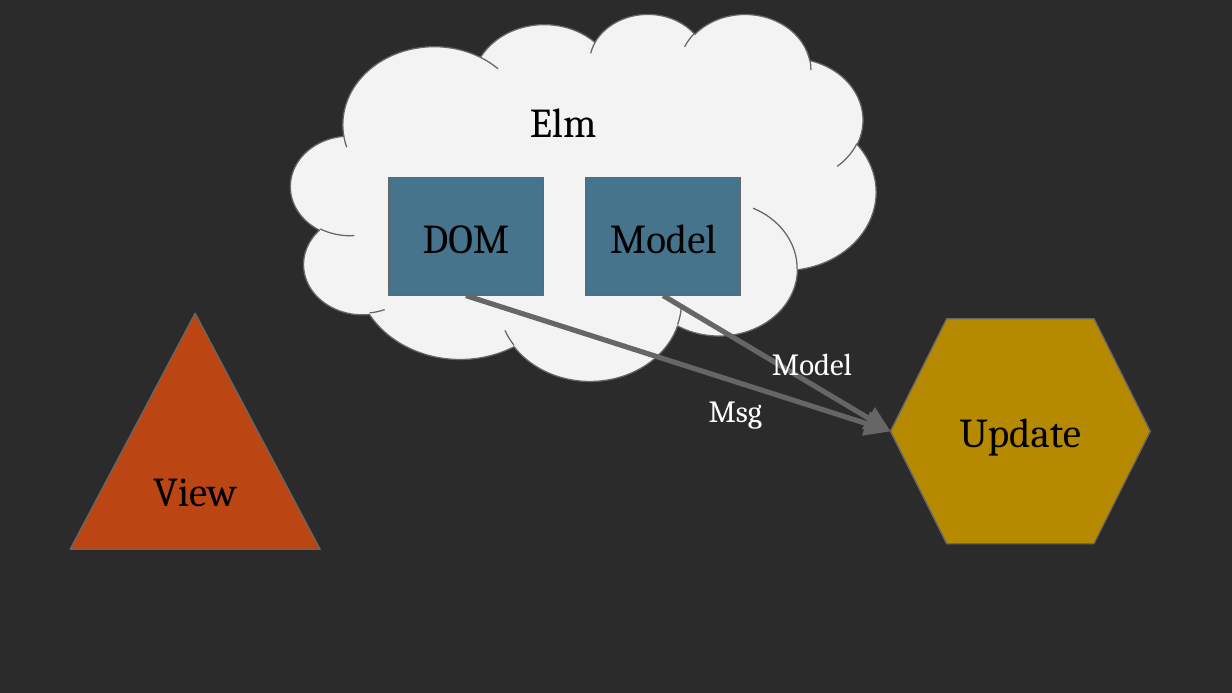
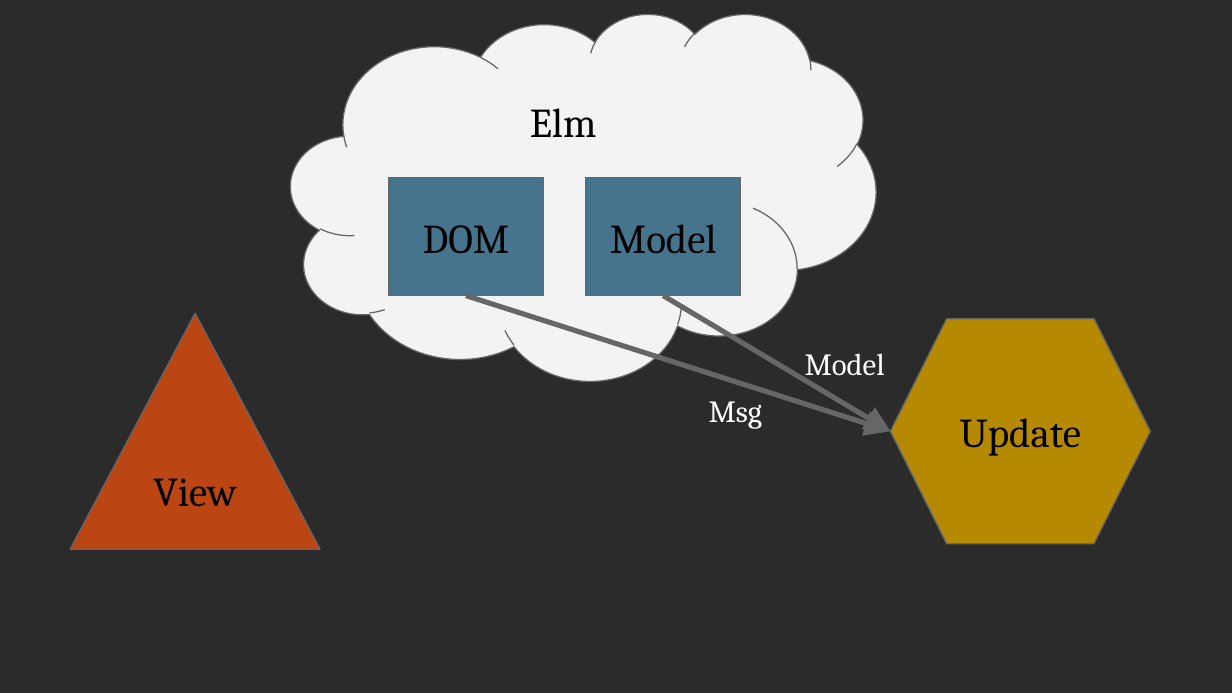
Before and after one commit to scameronde/elm-et2017, a slide deck: slide 15 of Elm.pptx (slide 12 before the commit). Drawn at 1232x693 pixels with LibreOffice and Linux fonts; fonts in the diff are those of the drawing; background and template pictures are left out; a plain dark background stands for a picture behind light text. Boxes give left, top, right and bottom in pixels: in the first picture for what was removed or moved away, otherwise in the second. Text is boxed around its words. In the diff, an @@ line names an element or a change of style, - is before the commit and + after.

```diff
--- a/Elm.pptx
+++ b/Elm.pptx
@@ text "Model": place and size @@
-text "Model" at [772, 353, 852, 382]
+text "Model" at [805, 353, 885, 382]
```
Also in this commit, not shown: 25 other slides changed, 9 slides added, 2 slides removed.
